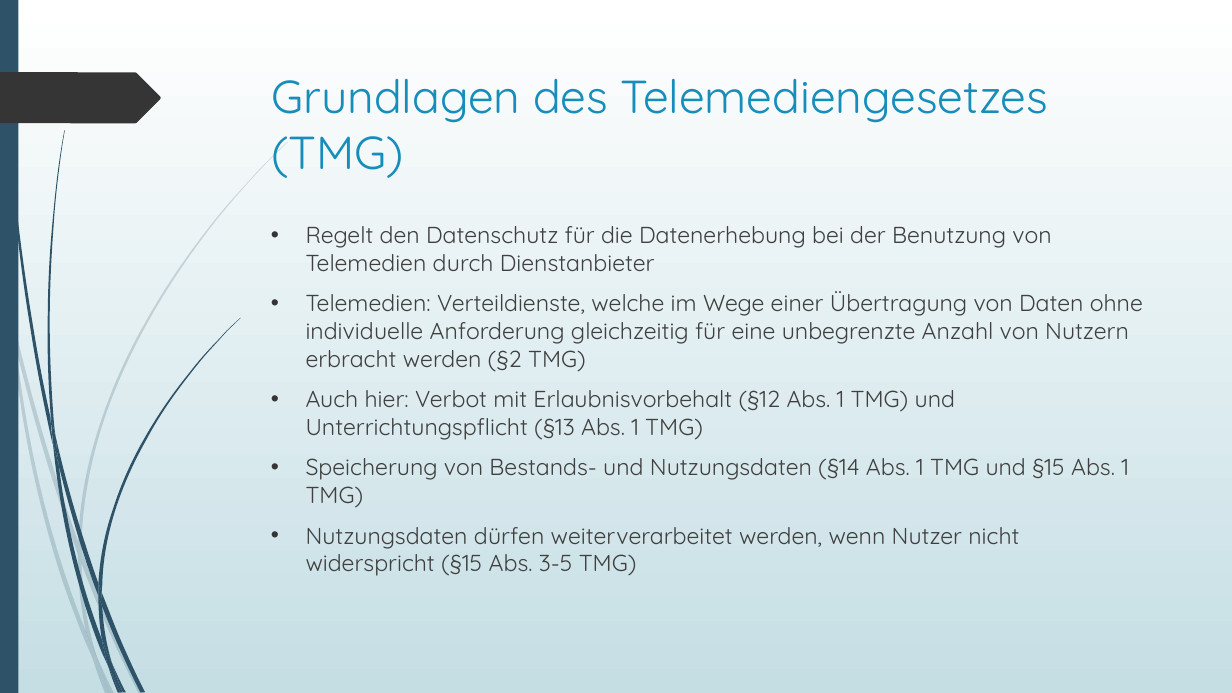
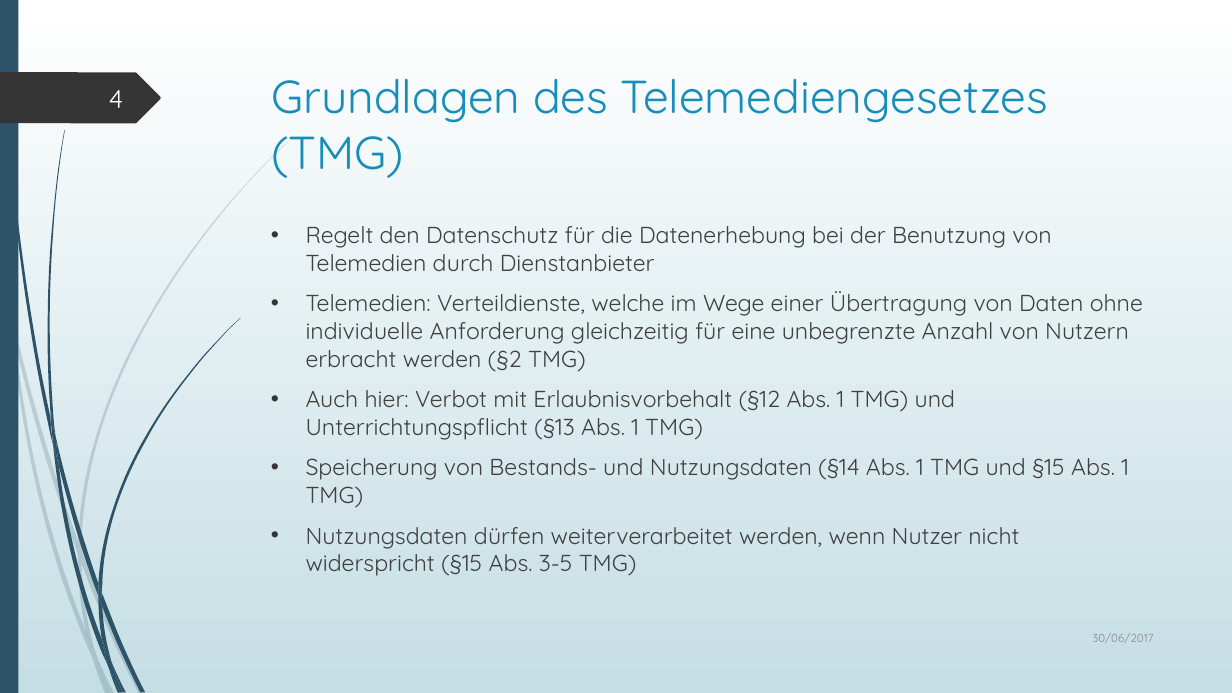
Before and after one commit to Jerobeam/Datenschutz-in-sozialen-Netzwerken, a slide deck: slide 4 of Praesentation/Nationale und internationale Datenschutzregelungen in sozialen Netzwerken.pptx. Drawn at 1232x693 pixels with LibreOffice and Linux fonts; fonts in the diff are those of the drawing. Boxes give left, top, right and bottom in pixels: in the first picture for what was removed or moved away, otherwise in the second. Text is boxed around its words. In the diff, an @@ line names an element or a change of style, - is before the commit and + after.

```diff
--- a/Praesentation/Nationale und internationale Datenschutzregelungen in sozialen Netzwerken.pptx
+++ b/Praesentation/Nationale und internationale Datenschutzregelungen in sozialen Netzwerken.pptx
@@ page number added at box(109, 90, 123, 108), 20 pt, text #FEFFFF @@
+4
@@ text added at box(1092, 633, 1153, 643), 9 pt, text #8C8C8C @@
+30/06/2017
```
Also in this commit, not shown: 3 other slides changed, 17 slides added, 1 other file.
